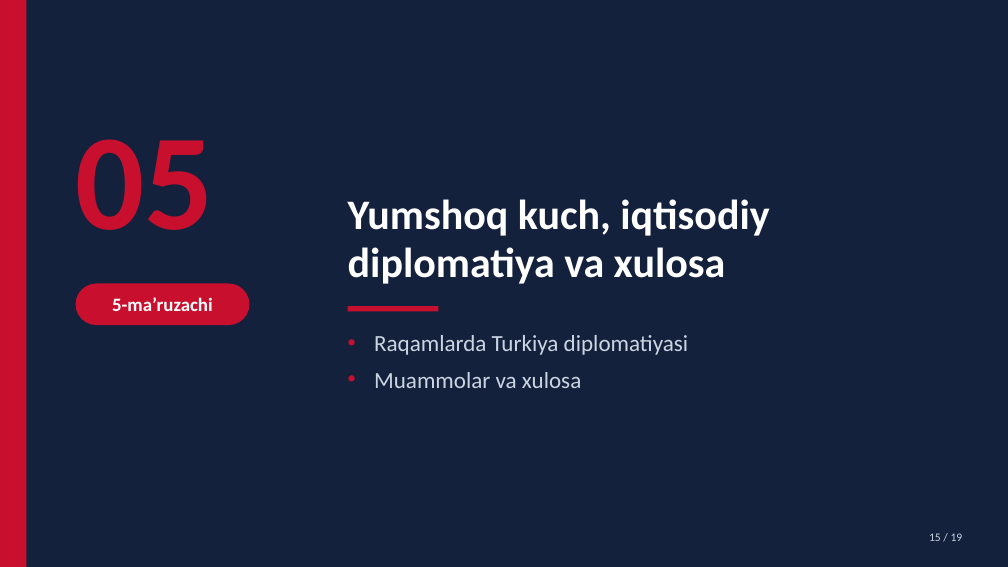
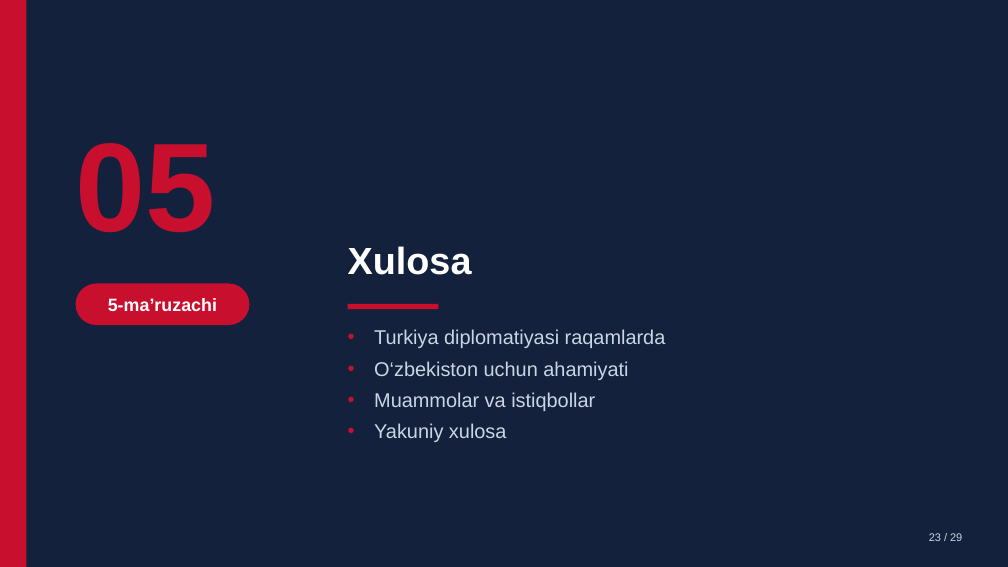
Before and after one commit to muhammadfayzboss-a11y/Prezentatsiyaga, a slide deck: slide 23 of Turkiya_diplomatiyasi.pptx (slide 15 before the commit). Drawn at 1008x567 pixels with LibreOffice and Linux fonts; fonts in the diff are those of the drawing. Boxes give left, top, right and bottom in pixels: in the first picture for what was removed or moved away, otherwise in the second. Text is boxed around its words. In the diff, an @@ line names an element or a change of style, - is before the commit and + after.

```diff
--- a/Turkiya_diplomatiyasi.pptx
+++ b/Turkiya_diplomatiyasi.pptx
@@ text "05" at box(76, 143, 216, 232): size 130 to 120 pt, font Calibri to Arial @@
@@ text at box(348, 246, 472, 275): text changed; size 40 to 36 pt; font Calibri to Arial @@
-Yumshoq kuch, iqtisodiy diplomatiya va xulosa
+Xulosa
@@ rounded rectangle "5-ma’ruzachi" at box(76, 284, 250, 325): size 18 to 17 pt, font Calibri to Arial @@
@@ text at box(374, 329, 666, 442): text changed; size 22 to 19 pt; font Calibri to Arial @@
-• Raqamlarda Turkiya diplomatiyasi
-• Muammolar va xulosa
+• Turkiya diplomatiyasi raqamlarda
+• O‘zbekiston uchun ahamiyati
+• Muammolar va istiqbollar
+• Yakuniy xulosa
@@ text at box(929, 533, 962, 541): text changed; size 11 to 10.5 pt; font Calibri to Arial @@
-15 / 19
+23 / 29
```
Also in this commit, not shown: 2 other slides changed, 26 slides added, 16 slides removed.
